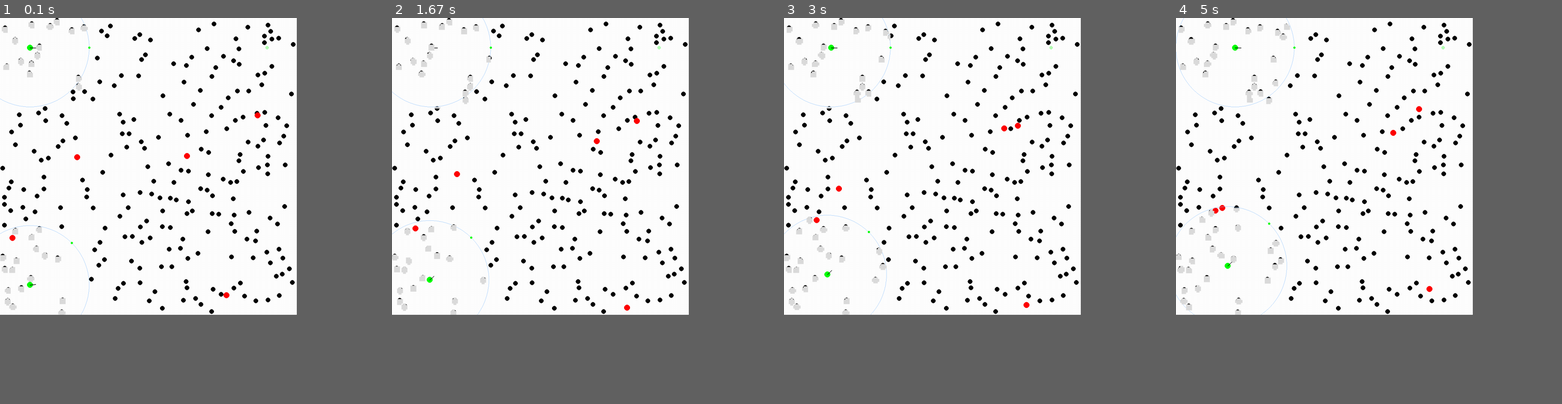
Above: before the commit, frames 1-4 (left to right).
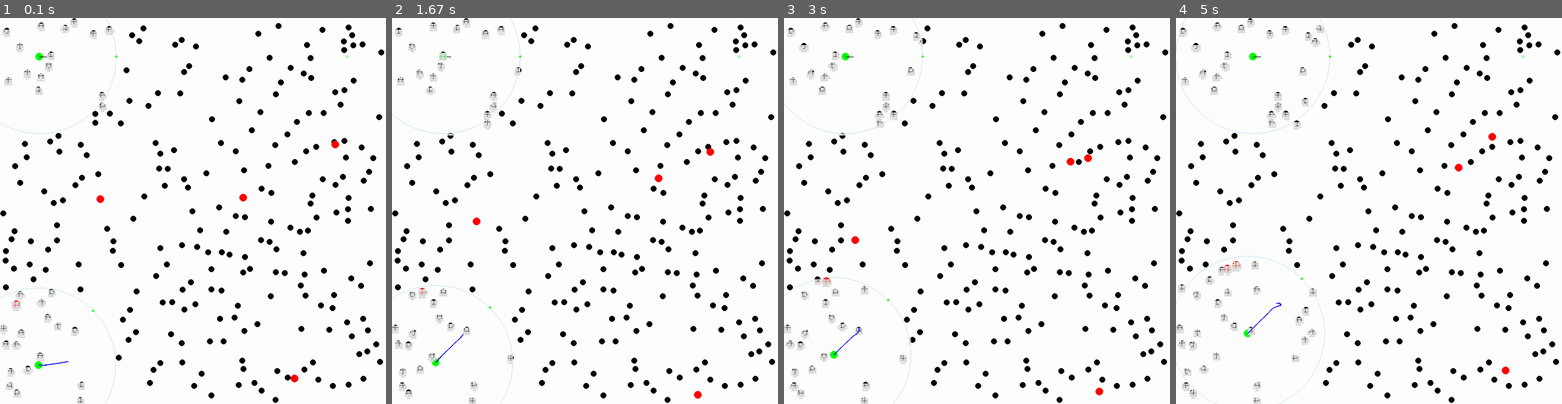
Above: after the commit, the same moments.

Repository: pavelkharitenko/mppi
Game: pygame game, started from ma_exploration/main.py
The game is run twice, just before and just after one commit, with the same random seed, the same clock (stepped at 60 frames per second) and the same inputs.
Inputs:
- Up to frame 1 (0.1 s): no input
- Up to frame 2 (1.67 s): no input
- Up to frame 3 (3 s): no input
- Up to frame 4 (5 s): no input
In our replay, the window is 692x692 before the commit and 900x900 after it. These sizes can differ from the game's own. Grey fills any space a smaller window leaves; there, only what the larger window draws over its background counts as a difference.

The runs differ from the first frame. In frame 1, 9.4% of the frame differs, in the area x 0-100%, y 0-100%; in frame 2, 9.5%; in frame 3, 9.7%; in frame 4, 10%.

Commit message:
added first mppi with tracking costs

Diff:
--- a/ma_exploration/controller.py
+++ b/ma_exploration/controller.py
@@ -1,33 +1,124 @@
 import math
-
+import numpy as np
+from plots_utils import *
+import matplotlib.pyplot as plt
 
 class BaseController:
     def compute_action(self, state, local_goal, occupancy_grid):
         raise NotImplementedError
 
 class MPPIController(BaseController):
-    def __init__(self, model, horizon, num_samples, lambda_):
+    """
+    Single-agent Model Predictive Path Integral Controller
+    """
+    def __init__(self, model, horizon, stepsize, num_samples, lambda_, noise_std):
         self.model = model
-        self.horizon = horizon
-        self.num_samples = num_samples
+        self.horizon = horizon # K stepsteps per rollout
+        self.num_samples = num_samples # M parallel rollouts
         self.lambda_ = lambda_
+        self.dt = stepsize
+        self.noise_std = noise_std
+
+        # nominal control trajectory
+        self.U = np.zeros((self.horizon, self.model.control_dim)) # start with zero-mean control traj.
+        self.U[:, 0] = 0.3
+
+        # optimal rollout
+        self.optimal_rollout = np.zeros((1, self.horizon + 1, self.model.state_dim))
+
+        # buffers for evaluation
+        self.U_noisy = np.zeros((self.num_samples, self.horizon, self.model.control_dim))
+        self.state_rollouts = np.zeros((self.num_samples, self.horizon+1, self.model.state_dim))
 
     def compute_action(self, state, local_goal, occupancy_grid):
-        # Implement MPPI optimization here
-        # Return (v, w)
-        pass
+        v, w = 0, 0
+
+        # sample K x M control inputs
+        u_noise = np.random.normal(0, self.noise_std, (self.num_samples, self.horizon, self.model.control_dim))
+        self.U_noisy = self.U[np.newaxis, :, :] + u_noise
+
+        # perform rollouts in parallel and get costs
+        self.rollout(state)
+        costs = self.cost_function(local_goal, occupancy_grid)
+        #print(costs)
+
+
+        # compute weights, update nominal control sequence, return first input
+        weights = np.exp(-(costs - np.min(costs)) / self.lambda_)
+        #plt.hist(weights, bins=50); plt.show()
+        weights /= np.sum(weights)
+        self.U = np.sum(weights[:, np.newaxis, np.newaxis] * self.U_noisy, axis=0)
+
+        # store optimal rollout for debugging
+        self.optimal_rollout[0, 0] = state
+
+        for k in range(self.horizon):
+            u_k = self.U[k]  # shape (control_dim,)
+            state = self.model.step(state, u_k, self.dt)  # shape (state_dim,)
+            self.optimal_rollout[0, k + 1] = state
+
+
+        #print(self.U[0,:])
+        #plot_u_histograms(self.U_noisy, costs, self.lambda_, control_names=["v", "w"])
+
+        return self.U[0,:]
+
+    def rollout(self, state):
+        state = np.tile(state, (self.num_samples, 1))
+        self.state_rollouts[:, 0, :] = state
+        for k in range(self.horizon):
+            U_k = self.U_noisy[:,k,:]
+            state = self.model.step_vectorized(state, U_k, self.dt)
+            self.state_rollouts[:, k+1, :] = state
+
+    def cost_function(self, local_goal, occupancy_grid):
+        #costs = np.zeros(self.num_samples)
+
+        # compute control input cost
+        cost_sample = 0.001 * np.sum(self.U_noisy**2, axis=(1, 2))
+
+        # compute tracking costs
+
+
+        positions = self.state_rollouts[:, 1:, :2]
+        goal_diff = positions - local_goal
+        l2_dist = np.linalg.norm(goal_diff, axis=-1)
+
+
+
+        initial_states = self.state_rollouts[:, 0, :2] # first state is [x, y, theta]
+        final_states = self.state_rollouts[:, -1, :2]  # final state is [x, y, theta]
+        initial_goal_dist = np.linalg.norm(initial_states - local_goal, axis=1)
+        final_dist = np.linalg.norm(final_states - local_goal, axis=1)
+
+        cost_tracking = np.sum(l2_dist, axis=-1)
+
+        # cost obstacle
+        # TODO
+
+        #plt.plot(self.state_rollouts[:, :, 0], self.state_rollouts[:, :, 1], 'r-', alpha=0.1)
+        #plt.plot(local_goal[0], local_goal[1], 'g*')
+        #plt.show()
+
+        #plt.plot(self.state_rollouts[0, :, 0], self.state_rollouts[0, :, 1], 'r-', alpha=0.1)
+        #plt.plot(local_goal[0], local_goal[1], 'g*')
+        #plt.show()
+
+        return cost_tracking #+ cost_sample
+
+
 
 
 class GlobalController(BaseController):
-
+    """
+    Moves agent toward global goal, no local planning
+    """
     def compute_action(self, state, goal, occupancy_grid):
         x, y, theta = state
         tx, ty = goal
         angle_to_target = math.atan2(ty - y, tx - x)
         angle_diff = angle_to_target - theta
         angle_diff = (angle_diff + math.pi) % (2 * math.pi) - math.pi
-
         v = 1.0
         w = 2.0 * angle_diff
-
         return v, w
--- /dev/null
+++ b/ma_exploration/dynamic_models.py
@@ -0,0 +1,74 @@
+import math
+import numpy as np
+
+class DifferentialDriveDynamics:
+    """
+    Differential Drive Dynamics (discrete-time)
+
+    State: x = [x, y, theta]
+    Control: u = [v, w] (linear velocity, angular velocity)
+
+    Update:
+        x_next = x + v * cos(theta) * dt
+        y_next = y + v * sin(theta) * dt
+        theta_next = theta + w * dt
+    """
+    def __init__(self):
+        self.state_dim = 3
+        self.control_dim = 2
+
+    def step(self, state, control, dt):
+        x, y, theta = state      # state: position (x, y) and orientation (theta)
+        v, w = control           # control: linear velocity (v), angular velocity (w)
+        #dt = self.dt
+
+        x += v * math.cos(theta) * dt
+        y += v * math.sin(theta) * dt
+        theta += w * dt
+
+        return x, y, theta
+
+    def step_vectorized(self, states, controls, dt):
+        x = states[:, 0]
+        y = states[:, 1]
+        theta = states[:, 2]
+
+        v = controls[:, 0]
+        w = controls[:, 1]
+
+        x_next = x + np.cos(theta) * dt
+        y_next = y + np.sin(theta) * dt
+
+        theta_next = theta + w * dt
+
+        # if needed: wrap theta between [-pi, pi]
+        theta_next = (theta_next + np.pi) % (2 * np.pi) - np.pi
+
+        return np.stack([x_next, y_next, theta_next], axis=1)
+
+
+class Holonomic2DDynamics:
+    """
+    Holonomic 2D Dynamics (discrete-time)
+
+    State: x = [x, y, theta]
+    Control: u = [vx, vy] (velocity in x and y direction)
+
+    Update:
+        x_next = x + vx * dt
+        y_next = y + vy * dt
+        theta is ignored or set to zero
+    """
+    #def __init__(self, dt):
+    #    self.dt = dt
+
+    def step(self, state, control, dt):
+        x, y, _ = state          # state: position (x, y), orientation (ignored)
+        vx, vy = control         # control: velocity in x and y directions
+        #dt = self.dt
+
+        x += vx * dt
+        y += vy * dt
+        theta = 0.0
+
+        return x, y, theta
--- a/ma_exploration/main.py
+++ b/ma_exploration/main.py
@@ -1,14 +1,14 @@
-# main.py
 import pygame
 from pygame_env_utils import Robot, draw_obstacles, update_moving_obstacles
 from obstacle_generator import generate_mixed_scene
+from controller import *
+from dynamic_models import *
 
-from controller import *
 
 MAP_WIDTH_M = 50.0
 MAP_HEIGHT_M = 50.0
-SCREEN_WIDTH_PX = 1000
-SCREEN_HEIGHT_PX = 1000
+SCREEN_WIDTH_PX = 1300
+SCREEN_HEIGHT_PX = 1300
 SCALE = SCREEN_WIDTH_PX / MAP_WIDTH_M
 FPS = 60
 
@@ -18,20 +18,21 @@
 
 obstacles = generate_mixed_scene(MAP_WIDTH_M, MAP_HEIGHT_M)
 
+diffdrive = DifferentialDriveDynamics()
 
-"""
-controller = MPPIController(
-    model=None,  # use a simple forward kinematic model
-    horizon=15,
-    num_samples=100,
-    lambda_=1.0,
+controller1 = MPPIController(
+    model=diffdrive,  # use a simple forward kinematic model
+    horizon=250,
+    stepsize=0.05,
+    num_samples=750,
+    lambda_=0.01,
+    noise_std=np.array([0.1,0.02])
 )
-"""
 
-controller1 = GlobalController()
-robot1 = Robot(5, 5, 0, goal=(45, 45), sensor_range=10.0, controller=controller1)
 controller2 = GlobalController()
-robot2 = Robot(5, 45, 0, goal=(45, 45), sensor_range=10.0, controller=controller1)
+robot1 = Robot(5, 5, 0, goal=(45, 45), sensor_range=10.0, dynamics_model=diffdrive, controller=controller1)
+controller2 = GlobalController()
+robot2 = Robot(5, 45, 0, goal=(45, 45), sensor_range=10.0,dynamics_model=diffdrive, controller=controller2)
 
 map_bounds = (0, 0, MAP_WIDTH_M, MAP_HEIGHT_M)
 
--- a/ma_exploration/obstacle_generator.py
+++ b/ma_exploration/obstacle_generator.py
@@ -62,11 +62,7 @@
         y = random.uniform(0, area_height_m)
         vx = random.choice([-1, 1]) * random.uniform(*velocity_range)
         vy = random.choice([-1, 1]) * random.uniform(*velocity_range)
-        moving.append({
-            "pos": [x, y],
-            "radius": radius,
-            "vel": [vx, vy]
-        })
+        moving.append((x,y,radius,vx,vy))
     return {"static": [], "moving": moving}
 
 
--- a/ma_exploration/planner.py
+++ b/ma_exploration/planner.py
@@ -1,4 +1,6 @@
 import math
+from itertools import chain
+
 
 class Planner:
     def __init__(self, goal, sensor_range, map_resolution=0.25):
@@ -31,7 +33,7 @@
         half_range = self.sensor_range
         resolution = self.map_resolution
 
-        for ox, oy, r in obstacles["static"]:
+        for ox, oy, r in chain(obstacles["static"], [(x, y, r) for (x, y, r, vx, vy) in obstacles["moving"]]):
             dx = ox - x
             dy = oy - y
             dist = math.hypot(dx, dy)
--- /dev/null
+++ b/ma_exploration/plots_utils.py
@@ -0,0 +1,38 @@
+import numpy as np
+import matplotlib.pyplot as plt
+
+def plot_u_histograms(U_noisy, costs, lambda_, control_names=None):
+    """
+    Plots weighted histograms for each control dimension.
+
+    Args:
+        U_noisy: Noisy control samples (shape: num_samples x horizon x control_dim).
+        costs: Cost array (shape: num_samples,).
+        lambda_: MPPI temperature parameter.
+        control_names: List of names for each control dimension (e.g., ["v", "w"]).
+    """
+    num_samples, horizon, control_dim = U_noisy.shape
+    weights = np.exp(-(costs - np.min(costs)) / lambda_)
+
+    # Default names: u1, u2, ...
+    if control_names is None:
+        control_names = [f'u{i+1}' for i in range(control_dim)]
+
+    # Create subplots
+    fig, axes = plt.subplots(1, control_dim, figsize=(5 * control_dim, 4))
+    if control_dim == 1:
+        axes = [axes]  # Ensure axes is iterable for single-dimension cases
+
+    for i, (ax, name) in enumerate(zip(axes, control_names)):
+        # Flatten all samples for the i-th control dimension
+        ui_samples = U_noisy[:, :, i].flatten()
+
+        # Plot weighted histogram
+        ax.hist(ui_samples, bins=50, weights=np.repeat(weights, horizon),
+                alpha=0.7, color=f'C{i}', edgecolor='k')
+        ax.set_xlabel(f'Control {name}')
+        ax.set_ylabel('Weighted Frequency')
+        ax.set_title(f'Weight Distribution for {name}')
+
+    plt.tight_layout()
+    plt.show()
--- a/ma_exploration/pygame_env_utils.py
+++ b/ma_exploration/pygame_env_utils.py
@@ -1,7 +1,8 @@
 import pygame
 import math
+import numpy as np
 from planner import Planner
-
+from controller import *
 WHITE = (255, 255, 255)
 BLACK = (0, 0, 0)
 GREEN = (0, 255, 0)
@@ -27,53 +28,55 @@
     for x, y, r in obstacles["static"]:
         x_px, y_px = world_to_screen(x, y, screen_height_px, scale)
         pygame.draw.circle(screen, BLACK, (x_px, y_px), int(r * scale))
-    for mob in obstacles["moving"]:
-        x_px, y_px = world_to_screen(*mob["pos"], screen_height_px, scale)
-        pygame.draw.circle(screen, RED, (x_px, y_px), int(mob["radius"] * scale))
+    for x, y, r, vx, vy in obstacles["moving"]:
+        x_px, y_px = world_to_screen(x, y, screen_height_px, scale)
+        pygame.draw.circle(screen, RED, (x_px, y_px), int(r * scale))
 
 
 def update_moving_obstacles(obstacles, dt, map_bounds):
     x_min, y_min, x_max, y_max = map_bounds
-    for mob in obstacles["moving"]:
-        x, y = mob["pos"]
-        vx, vy = mob["vel"]
+    for i, (x,y,r,vx,vy) in enumerate(obstacles["moving"]):
 
         x += vx * dt
         y += vy * dt
 
-        if x - mob["radius"] < x_min or x + mob["radius"] > x_max:
+        if x - r < x_min or x + r > x_max:
             vx *= -1
-        if y - mob["radius"] < y_min or y + mob["radius"] > y_max:
+        if y - r < y_min or y + r > y_max:
             vy *= -1
 
-        mob["pos"] = [x, y]
-        mob["vel"] = [vx, vy]
+
+        obstacles["moving"][i] = (x,y, r,vx, vy)
 
 class Robot:
-    def __init__(self, x, y, theta, goal, sensor_range, controller, radius=0.5):
-        self.x, self.y, self.theta = x, y, theta
-        self.v = 0
-        self.w = 0
+    def __init__(self, x, y, theta, goal, sensor_range, dynamics_model, controller, radius=0.5):
+        self.state = np.array([x, y, theta])
         self.radius = radius
         self.planner = Planner(goal, sensor_range)
         self.target = goal
         self.sensor_range = sensor_range
+        self.model = dynamics_model
         self.controller = controller
+        self.planned_trajectory = np.array([])
 
     def update(self, dt, obstacles):
-        self.planner.update_local_map((self.x, self.y, self.theta), obstacles)
-        local_goal = self.planner.plan((self.x, self.y))
+        self.planner.update_local_map(self.state, obstacles)
+        local_goal = self.planner.plan((self.state[0], self.state[1]))
         occupancy_grid = self.planner.grid
 
-        state = (self.x, self.y, self.theta)
-        self.v, self.w = self.controller.compute_action(state, local_goal, occupancy_grid)
 
-        self.x += self.v * math.cos(self.theta) * dt
-        self.y += self.v * math.sin(self.theta) * dt
-        self.theta += self.w * dt
+        u = self.controller.compute_action(self.state, local_goal, occupancy_grid)
+
+        if isinstance(self.controller, MPPIController):
+            self.planned_trajectory = self.controller.optimal_rollout[0]
+
+        self.state = self.model.step(self.state, u, dt)
 
     def draw(self, screen, scale, screen_height_px):
-        x_px, y_px = world_to_screen(self.x, self.y, screen_height_px, scale)
+        x = self.state[0]
+        y = self.state[1]
+        theta = self.state[2]
+        x_px, y_px = world_to_screen(x, y, screen_height_px, scale)
 
         # Draw sensor range circle
         pygame.draw.circle(screen, LIGHT_BLUE, (x_px, y_px), int(self.sensor_range * scale), width=1)
@@ -84,14 +87,14 @@
         pygame.draw.circle(screen, LIGHT_GREEN, (gx_px, gy_px), 6)
 
         # Draw local goal
-        tx, ty = self.planner.plan((self.x, self.y))
+        tx, ty = self.planner.plan((x, y))
         tx_px, ty_px = world_to_screen(tx, ty, screen_height_px, scale)
         pygame.draw.circle(screen, GREEN, (tx_px, ty_px), 4)
 
         # Draw robot
         pygame.draw.circle(screen, GREEN, (x_px, y_px), int(self.radius * scale))
-        dx = math.cos(self.theta) * self.radius * scale * 2
-        dy = -math.sin(self.theta) * self.radius * scale * 2
+        dx = math.cos(theta) * self.radius * scale * 2
+        dy = -math.sin(theta) * self.radius * scale * 2
         pygame.draw.line(screen, BLACK, (x_px, y_px), (x_px + int(dx), y_px + int(dy)), 2)
 
         # Draw occupancy grid (world-aligned)
@@ -101,8 +104,18 @@
             for i in range(size):
                 for j in range(size):
                     if self.planner.grid[i][j]:
-                        wx = self.x + (j * self.planner.map_resolution - self.sensor_range)
-                        wy = self.y + (i * self.planner.map_resolution - self.sensor_range)
+                        wx = x + (j * self.planner.map_resolution - self.sensor_range)
+                        wy = y + (i * self.planner.map_resolution - self.sensor_range)
                         rect_x, rect_y = world_to_screen(wx, wy, screen_height_px, scale)
                         rect = pygame.Rect(rect_x, rect_y, cell_size, cell_size)
                         pygame.draw.rect(screen, GRAY, rect)
+
+
+        if self.planned_trajectory is not None and len(self.planned_trajectory) > 0:
+            #print("len", len(self.planned_trajectory))
+            for i in range(len(self.planned_trajectory) - 1):
+                x1, y1, _ = self.planned_trajectory[i]
+                x2, y2, _ = self.planned_trajectory[i + 1]
+                p1 = world_to_screen(x1, y1, screen_height_px, scale)
+                p2 = world_to_screen(x2, y2, screen_height_px, scale)
+                pygame.draw.line(screen, (0, 0, 255), p1, p2, 3)  # blue trajectory
